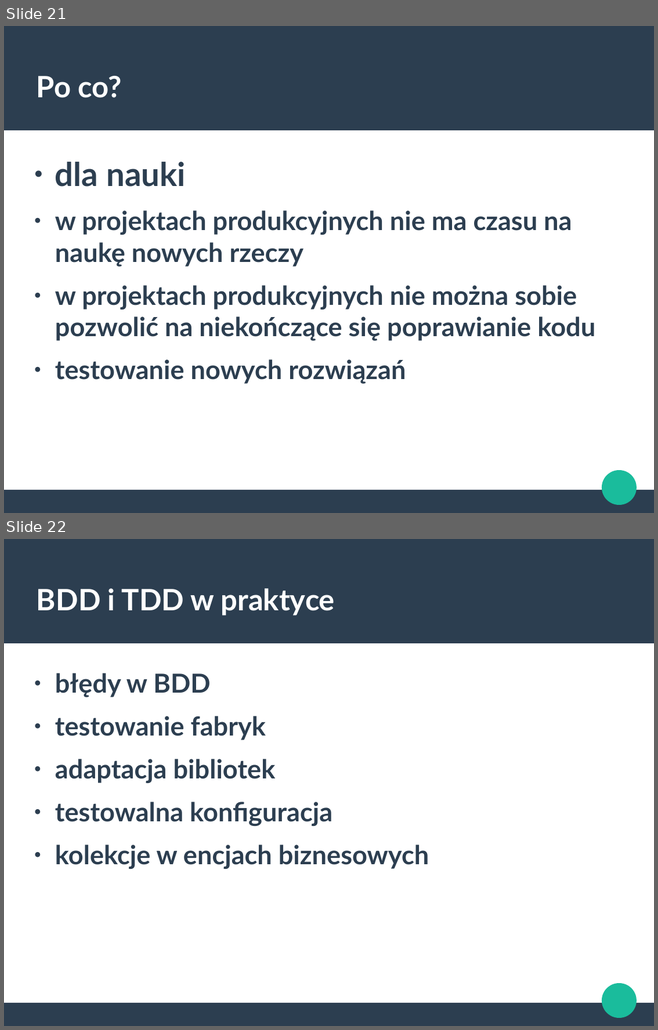
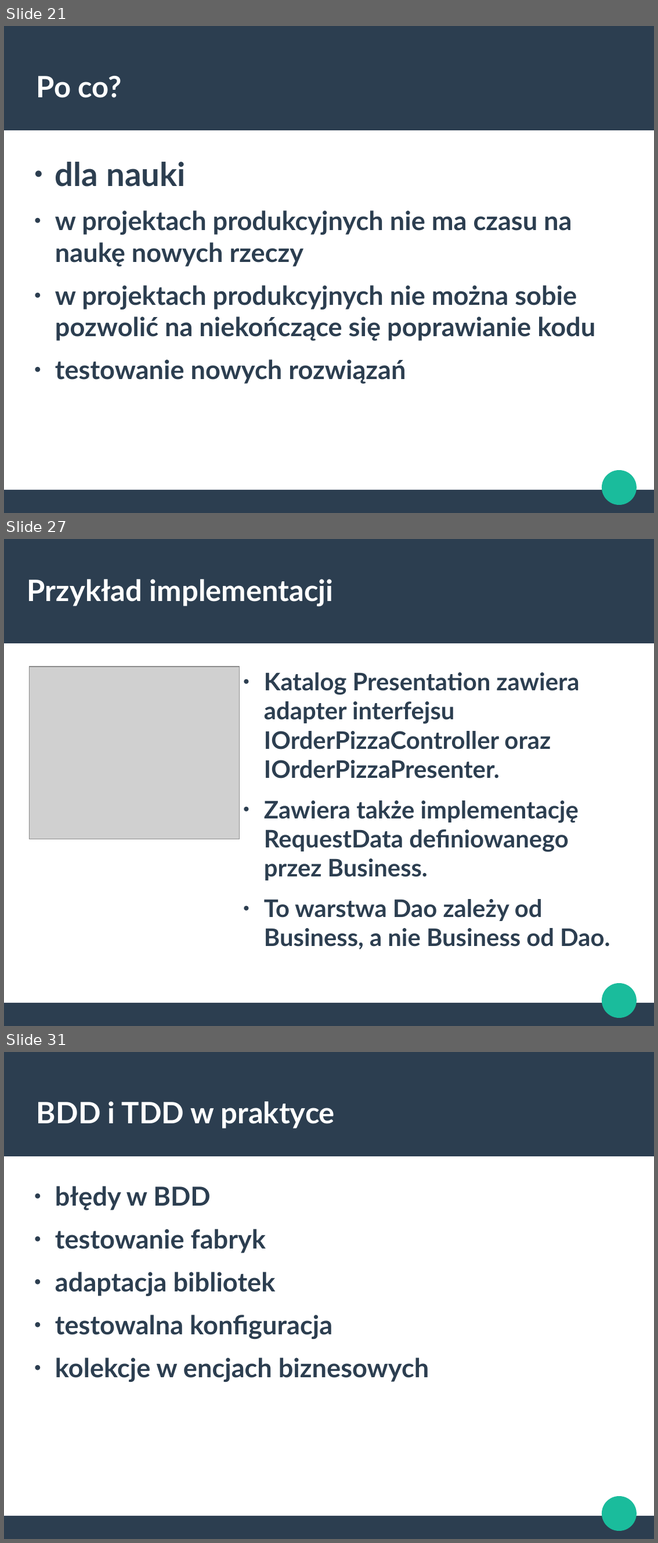
Before and after one commit to bartoszgolek/PHPers, a slide deck: Prezentacja PHPers.odp. Shown one above the other, each under a label of ours: slides 21 and 22 before the commit, slides 21, 27 and 31 after it; the slides between them are not shown. The pictures are 658x1030 and 658x1543 pixels, drawn with LibreOffice and Linux fonts; fonts in the diff are those of the drawing; grey boxes stand for pictures. Boxes give left, top, right and bottom in pixels: in the first picture for what was removed or moved away, otherwise in the second. Text is boxed around its words. In the diff, an @@ line names an element or a change of style, - is before the commit and + after.

Commit message:
Rozszerzona prezentacja, poprawki w kodzie projekty Pizza

```diff
--- a/Prezentacja PHPers.odp
+++ b/Prezentacja PHPers.odp
@@ slide 27 added at (4,539,654,1026), background #FFFFFF; not listed: 3 template elements that a slide beside it also shows @@
@@ title added at (27,579,333,606), 36 pt, text #FFFFFF, bold @@
+Przykład implementacji
@@ picture added at (30,667,240,839) @@
@@ text added at (264,672,610,950), 29.6 pt, text #2C3E50, bold @@
+● Katalog Presentation zawiera adapter interfejsu IOrderPizzaController oraz IOrderPizzaPresenter.
+● Zawiera także implementację RequestData definiowanego przez Business.
+● To warstwa Dao zależy od Business, a nie Business od Dao.
@@ what was slide 22 is now slide 31 @@
```
Also in this commit, not shown: 2 slides changed, 14 other slides added, 13 other files.
